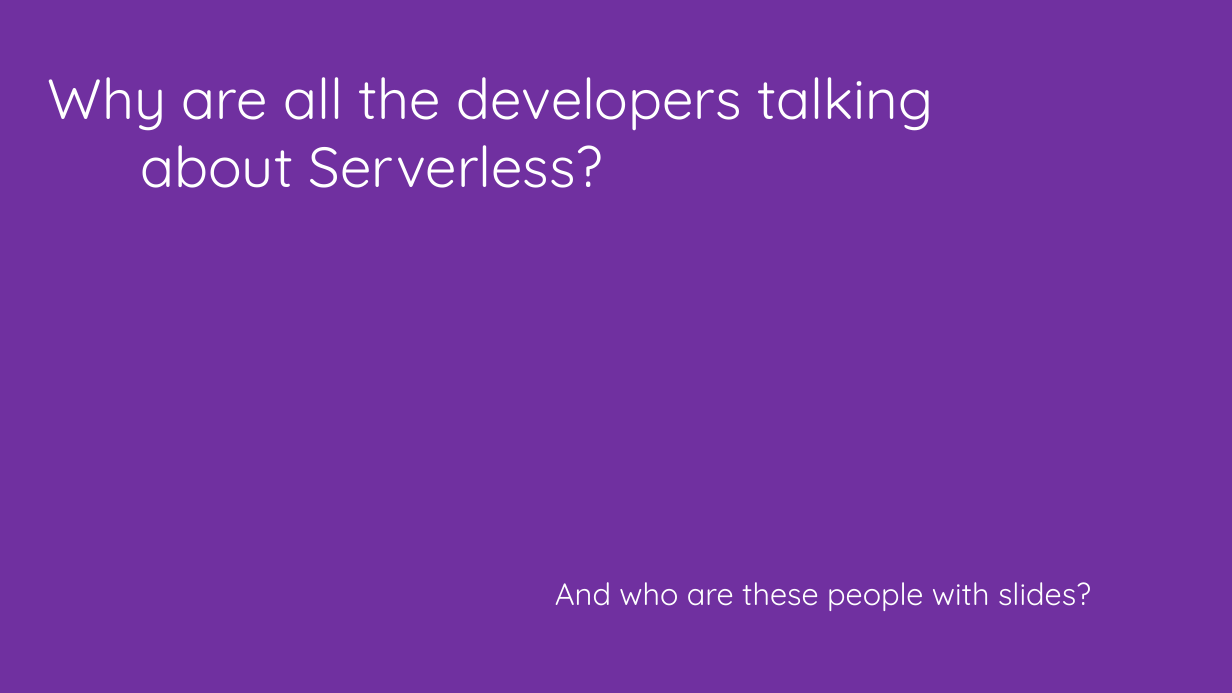
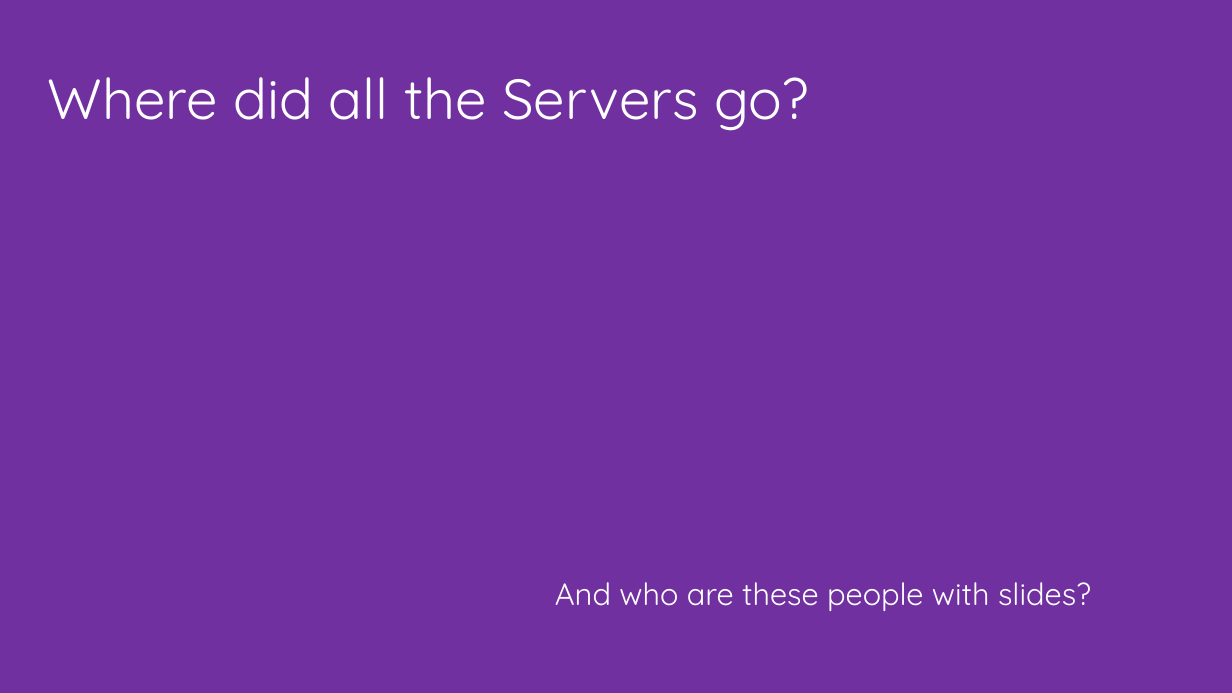
Before and after one commit to codingwithsasquatch/serverless_ninjas_workshop, a slide deck: slide 2 of 1-Intros_and_Overview/Serverless_Workshop-Intros_and_Overview.pptx. Drawn at 1232x693 pixels with LibreOffice and Linux fonts; fonts in the diff are those of the drawing. Boxes give left, top, right and bottom in pixels: in the first picture for what was removed or moved away, otherwise in the second. Text is boxed around its words. In the diff, an @@ line names an element or a change of style, - is before the commit and + after.

```diff
--- a/1-Intros_and_Overview/Serverless_Workshop-Intros_and_Overview.pptx
+++ b/1-Intros_and_Overview/Serverless_Workshop-Intros_and_Overview.pptx
@@ text at bbox=[48, 77, 809, 131]: text changed @@
-Why are all the developers talking
-about Serverless?
+Where did all the Servers go?
```
Also in this commit, not shown: 5 slides added, 1 slide removed, 2 other files.
